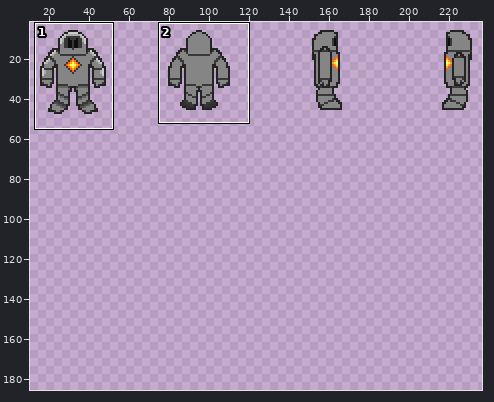
Sprite sheet: Dawnseeker/src/main/resources/assets/textures/DawnseekerPCV2.png. Above: a wide view before the commit, with the close-up outlined.
Close-up. Old version:
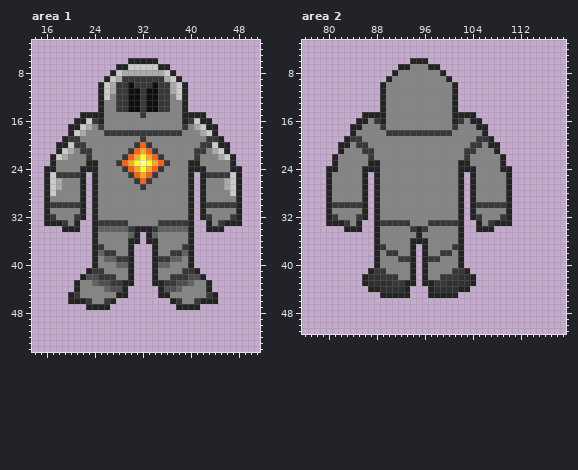
The file is 256x256 pixels. Pixels under 10% opacity are left out. Colours within 5 levels of each other are drawn and written as one. Shown: area 1: x 14..51, y 3..54; area 2: x 76..119, y 3..51. The wide view leaves out empty margins. The commit also changed other parts of the picture, which this record leaves out.
Once edited:
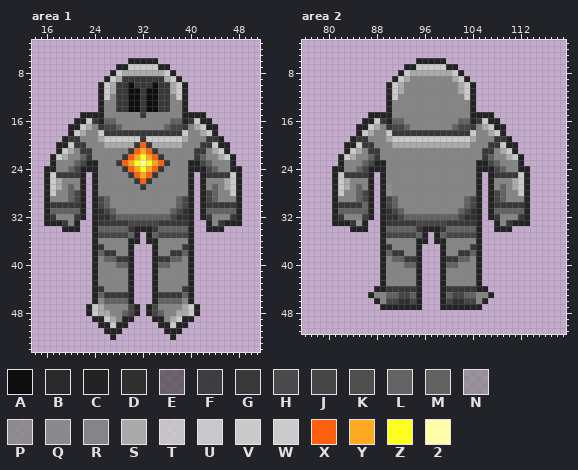
Palette (. is transparent): A #0e0e0e  B #232323f3  C #232323  D #303030  E #3838389e  F #383838f3  G #383838  H #464646f5  J #464646  K #4f4f4f  L #626262f7  M #626262  N #858585a8  P #858585d0  Q #858585e0  R #858585  S #aaaaaa  T #cbcbcbc4  U #cbcbcbea  V #cbcbcbf9  W #cbcbcb  X #ff600e  Y #ffa821  Z #ffff21  2 #ffffab
From old to new:
Changed rows in their new state; - is an unchanged pixel.
Area 1:
first column x 17:
16 ---------MM---------MM---------
17 ---------JJM-------MJJ---------
18 --------W-------------W--------
19 --------SWWWWWW-WWWWWWS--------
20 ---------SSSSS---SSSSS---------
22 -----M-------------------M-----
23 ----MJ-------------------JM----
24 ---MJ---------------------JM---
27 ---M-----------------------M---
28 ---MJ---------------------JM---
29 ---MJ---JM-----------MJ---JM---
30 --------JM-----------MJ--------
31 MMMMM---DJM---------MJD---MMMMM
32 --------DDJMMMMMMMMMJDD--------
33 -------------JJJJJ-------------
35 --------JJJJJ-----JJJJJ--------
first column x 20:
41 ---.CR-------------RC.---
42 --..CRRR---------RRRC..--
43 -...CRRRRR-----RRRRRC...-
44 -...CGRRRRC---CRRRRGC...-
45 ....CMGGGGC---CGGGGMC....
46 ....C-MMMMC---CMMMM-C....
47 ----WSRRRRJC-CJRRRRSW----
48 ---CWSSRRMJC-CJMRRSSWC---
49 ----CCWSRCC---CCRSWCC----
50 -----CCWCC-----CCWCC-----
51 ------CCC-------CCC------
52 -------C---------C-------
Area 2:
first column x 80:
 6 --------------.--CCC--------------
 7 ------------.-CWWWWWCC------------
 8 -----------.CVSSSSSSSWC-----------
 9 ----------.CWS------RSWC----------
10 ---------.CWS--------RSWC---------
11 ---------.BWS--------RSWC---------
12 ---------.CW---------RRWC---------
13 ---------.C----------RRRC---------
14 ---------.C----------RRRC---------
15 ------.---C----------RRR-CCC------
16 -----.-CWGCMM--------RMM-GWCC-----
17 ----.-CWSRGJJM-------MJJGRSWCC----
18 ----.CWS--W----------GGGW-RSWC----
19 ---.C-G---SWWWWWWWWWWWWWSRRRGGC---
20 --.-CW-G---SSSSSSSSSSSSSRR-GGWCC--
21 --.CWSR-G--------------RR-GGRSWC--
22 -.CUS--MG--------------R--GM-RSWC-
23 -.C---MJ-C------------RR-CCJMRRRC-
24 .-C--MJ--C------------RRRCCCJMRRCC
25 .CTGGGGC.C------------RRRC.CGGGGWC
26 .CUS--RC.C------------RRRC.C--RSWC
27 .CWS-MRC.CQ-----------RRRC.C-MRSWC
28 .CW--MJC.CP-----------RRRC.CJMRRWC
29 .C---MHC.CJM----------RMJC.CJMRRRC
30 .C----EC.CJM----------RMJC.C--GGGC
31 .CMMMMMC.CDJM---------MJDC.CMMMMMC
32 .CG--RFC.CDDJMMMMMMMMMJDDC.CGRRRGC
33 .--CGNC-.C----GJJJJJ--GGG-..-RGCCC
34 ---.--C-.CMMMMMGCCCGMMMMM-..CCC---
35 --------.CJJJJJMC.CMJJJJJC--------
36 --------.C----R--.CC--RRRC--------
37 --------.CG---RC...C-RRRGC--------
38 --------.CM-G-RC...CR-GGMC--------
39 --------.C-MM-GC...CGGMMRC--------
40 --------.C---MLC...CMMRRRC--------
41 -------..C----RC...C-RRRRC--------
42 ------...CRR--RC...CRRRRRC--------
43 ------...CRRRRRC...CRRRRRC--------
44 -------.-CGGGGGC-..CGGGGGCC-------
45 -------CRRMMJJMC-..-MJJMMRRC------
46 --------CRJJDDJC---CJDDJJRC-------
47 ---------CCCCCCC---CCCCCCC--------
Boxes around the changes in both close-ups, in picture pixels (x1, y1, x2, y2):
changed: (50, 118, 236, 238)
changed: (68, 268, 218, 340)
changed: (326, 58, 530, 310)
